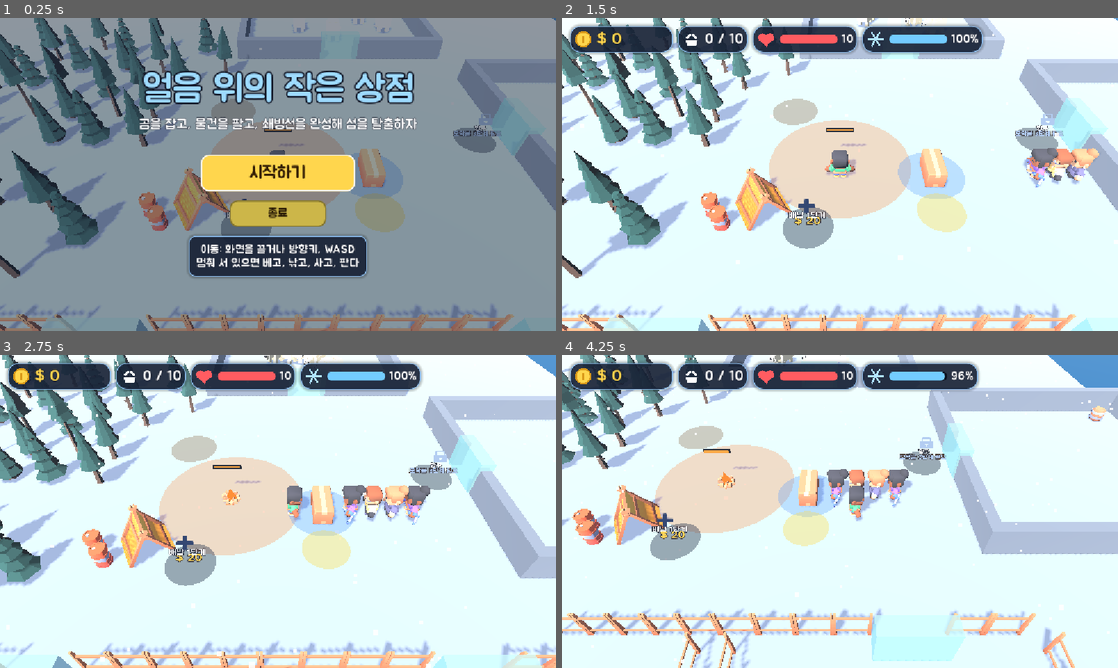
Above: before the commit, frames 1-4 (two rows, left to right).
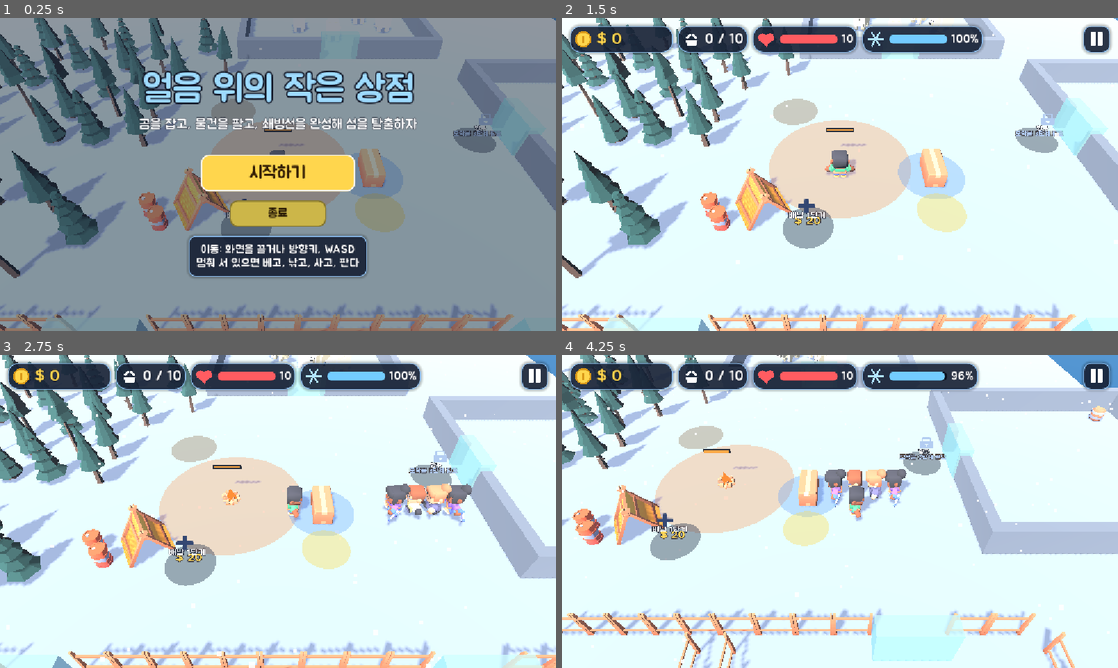
Above: after the commit, the same moments.

Repository: kimpro4214/FrostCamp
Game: Godot game, scene res://frost_camp/scenes/main.tscn
Same seed, same stepped clock (60 frames per second), same inputs: the game is played once before the commit and once after it.
Inputs (mouse positions are in pixels of both pictures, inside the frame that each line leads up to):
- Up to frame 1 (0.25 s): no input
- Up to frame 2 (1.5 s): click "시작하기" at 0.5 s; click (778, 262) at 1.25 s, where only the run after the commit has a clickable "건너뛰기"
- Up to frame 3 (2.75 s): tap Enter (ui_accept) at 2, 2.27 s; move the mouse to (400, 495) at 2.02 s; hold D from 2.03 s (still down); click (400, 495) at 2.17 s
- Up to frame 4 (4.25 s): release D at 2.75 s; drag from (728, 527) to (812, 574) at 2.77 s; move the mouse to (895, 442) at 3.52 s; hold D from 3.53 s (still down)

The runs differ from the first frame. In frame 2, 1.6% of the frame differs, in the area x 4-99%, y 0-100%; in frame 3, 2.7%, in the area x 18-99%, y 0-55%; in frame 4, 1.0%.

Commit message:
feat: 프로스트 캠프 시작하기 뒤 규칙 슬라이드를 거쳐 시작하고 게임 중 일시정지 버튼 연결

Diff:
--- a/frost_camp/scenes/main.gd
+++ b/frost_camp/scenes/main.gd
@@ -16,6 +16,8 @@
 const FishingView := preload("res://frost_camp/scenes/fishing_view.gd")
 const GunView := preload("res://frost_camp/scenes/gun_view.gd")
 const Title := preload("res://frost_camp/ui/title.gd")
+const Tutorial := preload("res://frost_camp/ui/tutorial.gd")
+const PauseMenu := preload("res://frost_camp/ui/pause_menu.gd")
 const Music := preload("res://frost_camp/scenes/music.gd")
 const PartCutscene := preload("res://frost_camp/scenes/part_cutscene.gd")
 const Ending := preload("res://frost_camp/scenes/ending.gd")
@@ -45,6 +47,7 @@
 var started := false
 ## 구매 존 id → 화면에 보일 이름(text.json)
 var _zone_names := {}
+var _pause: CanvasLayer
 
 @onready var _player: CharacterBody3D = $Player
 @onready var _camera: Camera3D = $Camera3D
@@ -145,6 +148,8 @@
 	_camera.target = _player
 	_camera.snap()
 	_bake_navigation()
+	_pause = PauseMenu.new()
+	add_child(_pause)
 	_show_title()
 
 
@@ -385,7 +390,14 @@
 	_player.set_physics_process(false)
 	var title := Title.new()
 	add_child(title)
-	title.started.connect(_on_started)
+	title.started.connect(_show_tutorial)
+
+
+## 시작하기 다음에 규칙 슬라이드를 넘기고, 다 넘기면(또는 건너뛰면) 게임이 흐른다.
+func _show_tutorial() -> void:
+	var tutorial := Tutorial.new()
+	add_child(tutorial)
+	tutorial.finished.connect(_on_started)
 
 
 func _on_started() -> void:
@@ -396,6 +408,8 @@
 
 
 func _process(delta: float) -> void:
+	# 게임이 흐르는 동안에만 일시정지 버튼을 보인다(시작 화면·슬라이드·컷신에서는 숨김).
+	_pause.set_available(started and not sim.won)
 	_play_player_sounds(delta)
 	_update_arrow()
 	# 눈은 플레이어 위 하늘에서 내린다(입자는 월드 좌표라 걸어도 같이 미끄러지지 않는다).
